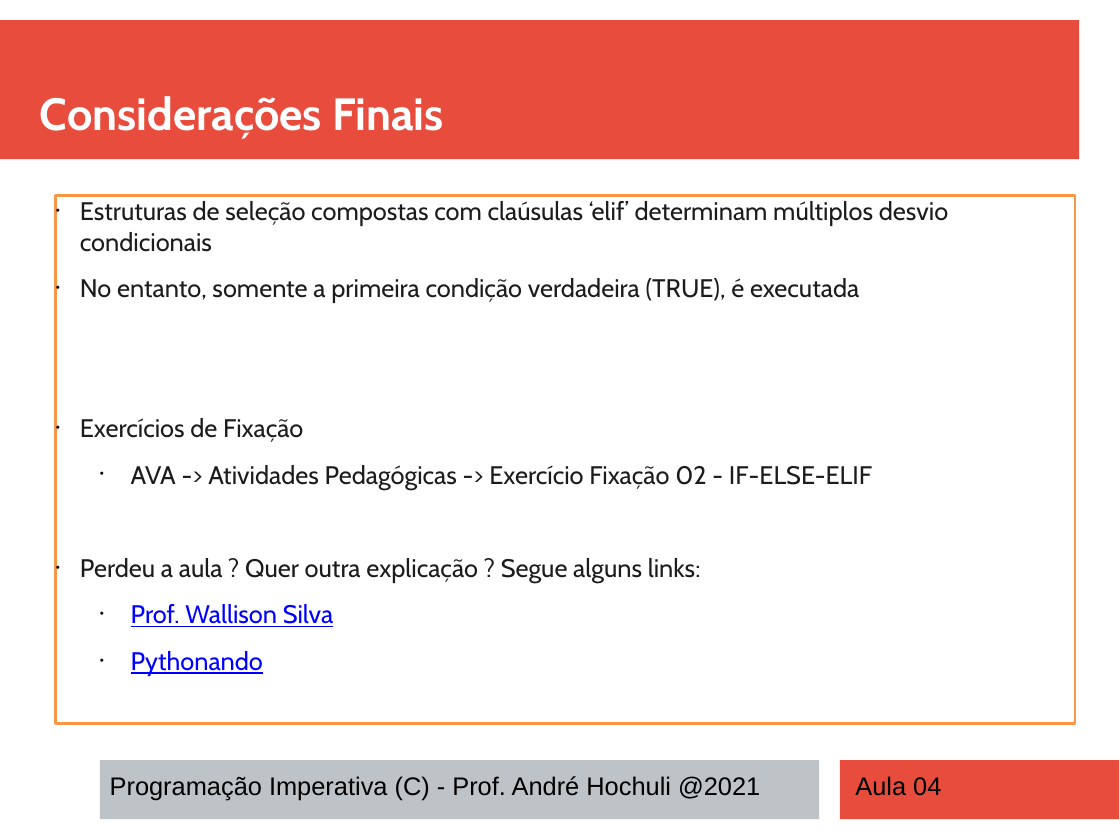
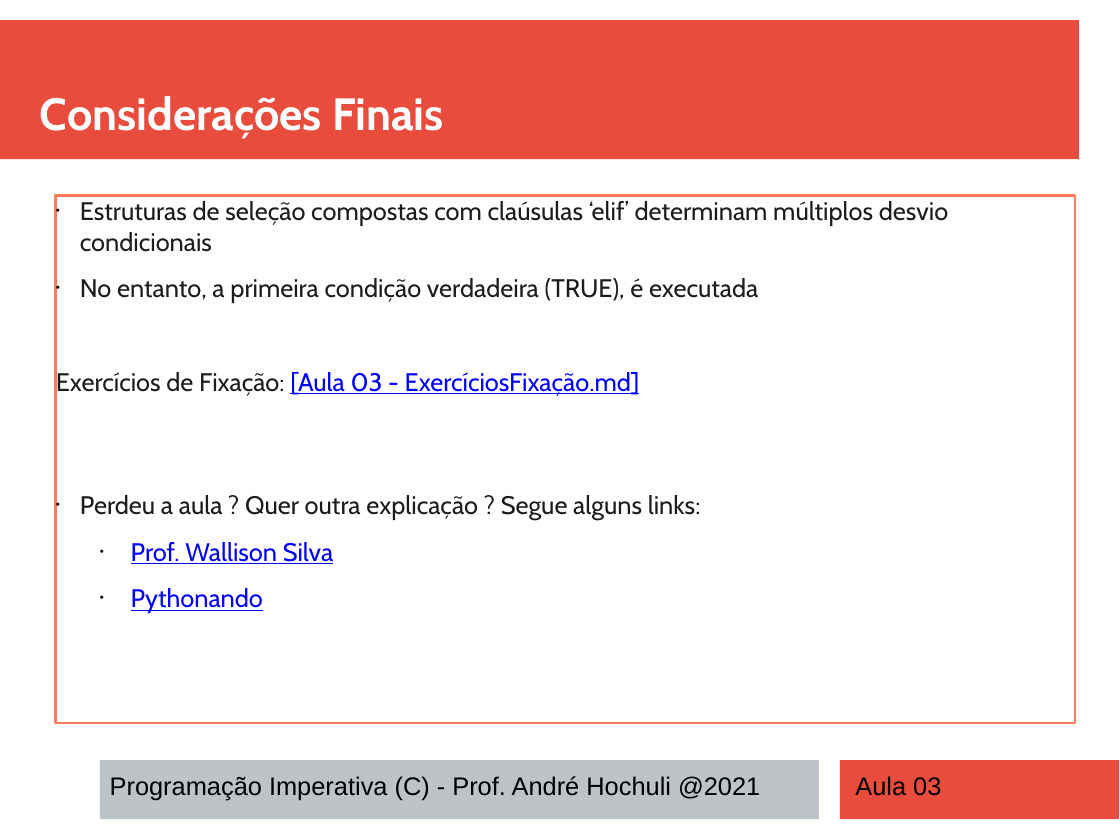
Before and after one commit to andrehochuli/teaching, a slide deck: slide 7 of RaciocinioAlgoritmico/Aula 03 - Estruturas de Seleção Múltiplas (ELIF)/Aula 03 - Estruturas de Seleção Múltiplas (ELIF).pptx. Drawn at 1120x840 pixels with LibreOffice and Linux fonts; fonts in the diff are those of the drawing. Boxes give left, top, right and bottom in pixels: in the first picture for what was removed or moved away, otherwise in the second. Text is boxed around its words. In the diff, an @@ line names an element or a change of style, - is before the commit and + after.

Commit message:
Atualizando aula 03

```diff
--- a/RaciocinioAlgoritmico/Aula 03 - Estruturas de Seleção Múltiplas (ELIF)/Aula 03 - Estruturas de Seleção Múltiplas (ELIF).pptx
+++ b/RaciocinioAlgoritmico/Aula 03 - Estruturas de Seleção Múltiplas (ELIF)/Aula 03 - Estruturas de Seleção Múltiplas (ELIF).pptx
@@ rectangle "Estruturas de seleção compostas com ..." at [56, 195, 1075, 723]: outline #F79646 2.01 pt to #FF7B59 2.01 pt @@
@@ text in rectangle at [56, 278, 758, 397]: text changed @@
-• No entanto, somente a primeira condição verdadeira (TRUE), é executada
-• Exercícios de Fixação
-  • AVA -> Atividades Pedagógicas -> Exercício Fixação 02 - IF-ELSE-ELIF
+• No entanto, a primeira condição verdadeira (TRUE), é executada
+Exercícios de Fixação: [Aula 03 - ExercíciosFixação.md]
@@ text at [855, 776, 941, 796]: text changed @@
-Aula 04
+Aula 03
```
Also in this commit, not shown: 6 other slides changed, 1 other file.
